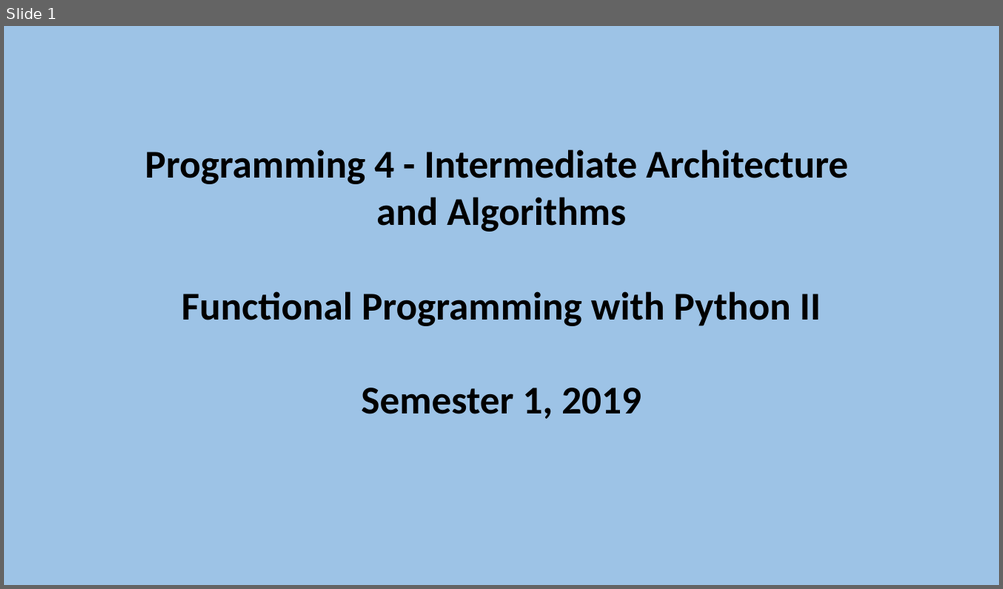
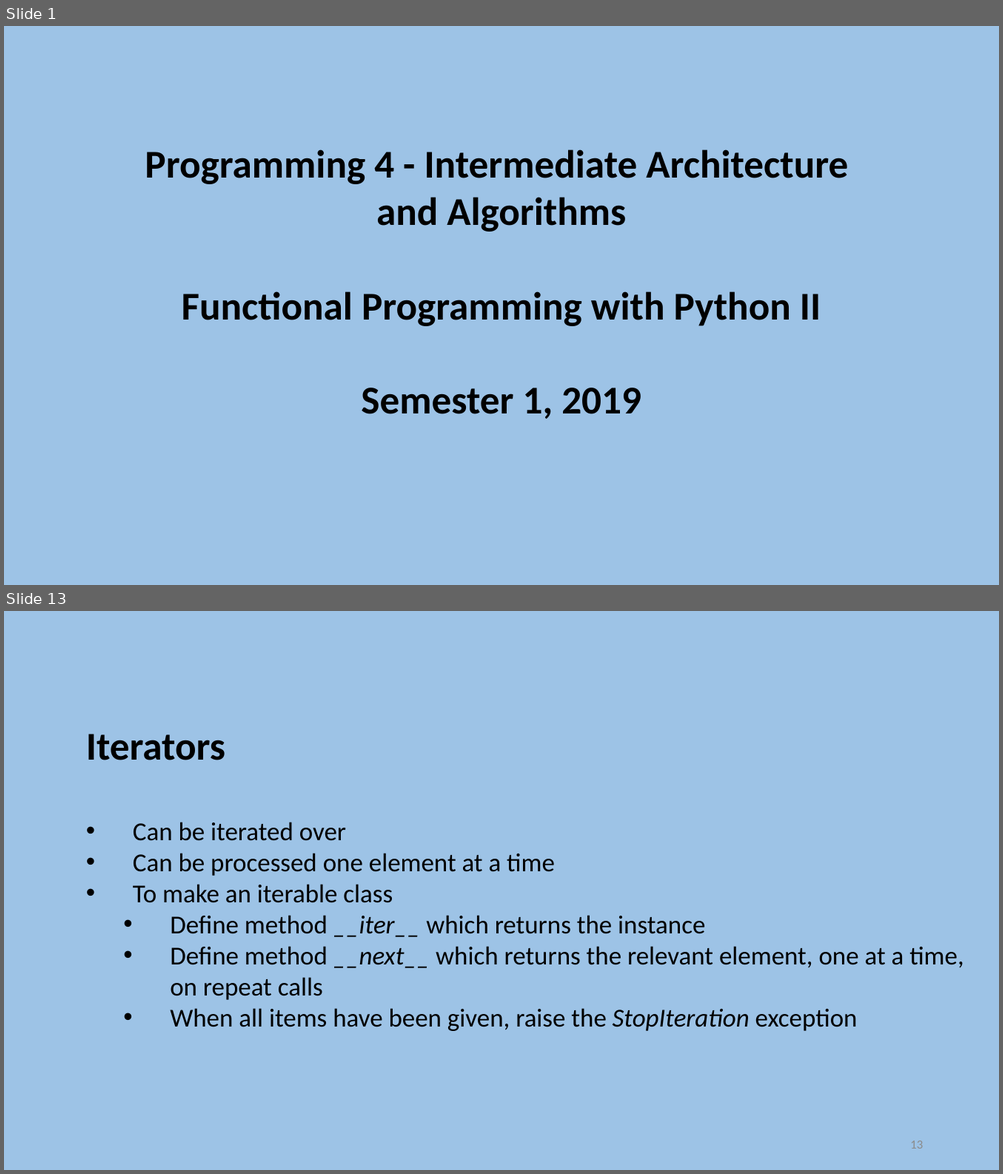
Before and after one commit to szetko/course-materials, a slide deck: Programming 4/Week 12/S2. Functional Programming with Python II.pptx. Shown one above the other, each under a label of ours: slide 1 before the commit, slides 1 and 13 after it; the slides between them are not shown. The pictures are 1003x589 and 1003x1174 pixels, drawn with LibreOffice and Linux fonts; fonts in the diff are those of the drawing. Boxes give left, top, right and bottom in pixels: in the first picture for what was removed or moved away, otherwise in the second. Text is boxed around its words. In the diff, an @@ line names an element or a change of style, - is before the commit and + after.

```diff
--- a/Programming 4/Week 12/S2. Functional Programming with Python II.pptx
+++ b/Programming 4/Week 12/S2. Functional Programming with Python II.pptx
@@ slide 13 added at (4, 611, 999, 1170), background #9DC3E6 @@
@@ text added at (86, 734, 964, 1031), 25 pt, text #000000 @@
+Iterators
+    • Can be iterated over
+    • Can be processed one element at a time
+    • To make an iterable class
+      • Define method __iter__ which returns the instance
+      • Define method __next__ which returns the relevant element, one at a time, on repeat calls
+      • When all items have been given, raise the StopIteration exception
@@ page number added at (910, 1141, 922, 1149), 12 pt, text #8C8C8C @@
+13
```
Also in this commit, not shown: 23 other slides added, 1 other file.
